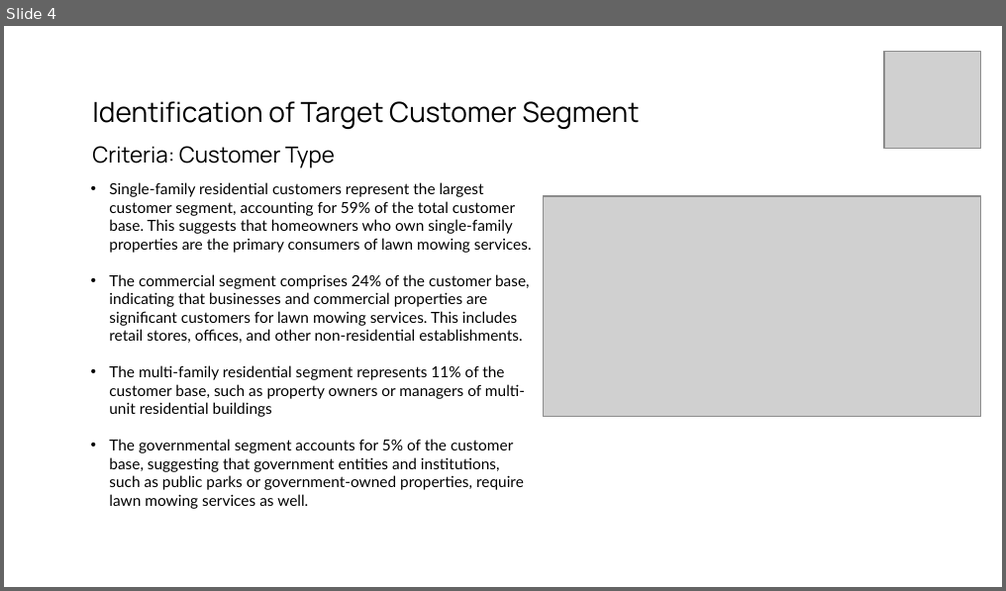
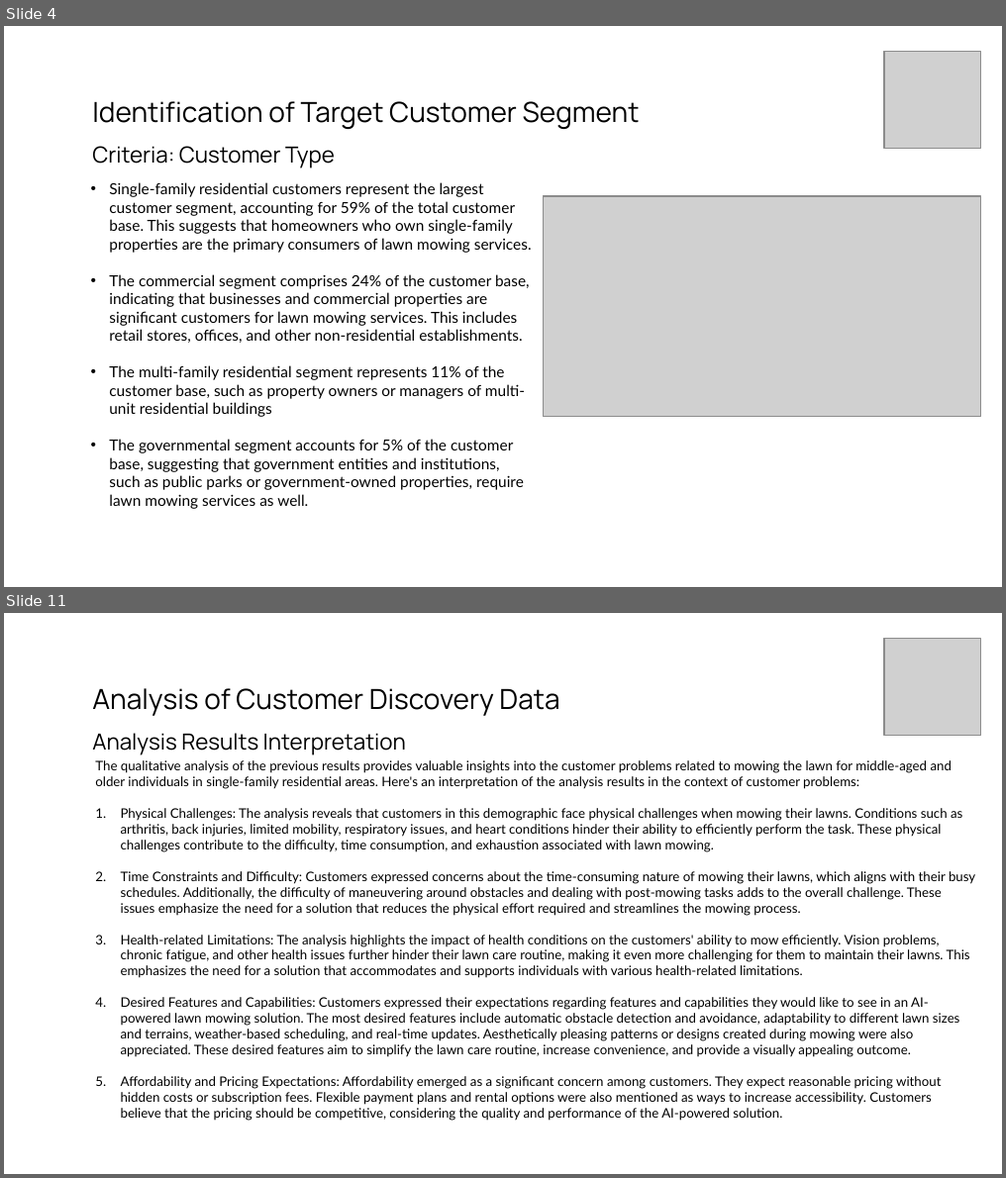
Before and after one commit to gasserahmed/VT-MIT, a slide deck: MGT5824-Tech-based Entrepreneurship/Assignments/Milestone #1 - AI Venture Concept Customer Discovery/gasser18-milestone1_customer_discovery_slides.pptx. Shown one above the other, each under a label of ours: slide 4 before the commit, slides 4 and 11 after it; the slides between them are not shown. The pictures are 1006x591 and 1006x1178 pixels, drawn with LibreOffice and Linux fonts; fonts in the diff are those of the drawing; grey boxes stand for pictures. Boxes give left, top, right and bottom in pixels: in the first picture for what was removed or moved away, otherwise in the second. Text is boxed around its words. In the diff, an @@ line names an element or a change of style, - is before the commit and + after.

```diff
--- a/MGT5824-Tech-based Entrepreneurship/Assignments/Milestone #1 - AI Venture Concept Customer Discovery/gasser18-milestone1_customer_discovery_slides.pptx
+++ b/MGT5824-Tech-based Entrepreneurship/Assignments/Milestone #1 - AI Venture Concept Customer Discovery/gasser18-milestone1_customer_discovery_slides.pptx
@@ slide 11 added at (x1=4, y1=613, x2=1002, y2=1174), background #FFFFFF @@
@@ picture added at (x1=884, y1=639, x2=981, y2=736) @@
@@ title added at (x1=92, y1=688, x2=559, y2=756), 20 pt, text #000000 @@
+Analysis of Customer Discovery Data
+Analysis Results Interpretation
@@ text added at (x1=95, y1=761, x2=975, y2=1121), 9.5 pt, text #000000 @@
+The qualitative analysis of the previous results provides valuable insights into the customer problems related to mowing the lawn for middle-aged and older individuals in single-family residential areas. Here's an interpretation of the analysis results in the context of customer problems:
+1. Physical Challenges: The analysis reveals that customers in this demographic face physical challenges when mowing their lawns. Conditions such as arthritis, back injuries, limited mobility, respiratory issues, and heart conditions hinder their ability to efficiently perform the task. These physical challenges contribute to the difficulty, time consumption, and exhaustion associated with lawn mowing.
+2. Time Constraints and Difficulty: Customers expressed concerns about the time-consuming nature of mowing their lawns, which aligns with their busy schedules. Additionally, the difficulty of maneuvering around obstacles and dealing with post-mowing tasks adds to the overall challenge. These issues emphasize the need for a solution that reduces the physical effort required and streamlines the mowing process.
+3. Health-related Limitations: The analysis highlights the impact of health conditions on the customers' ability to mow efficiently. Vision problems, chronic fatigue, and other health issues further hinder their lawn care routine, making it even more challenging for them to maintain their lawns. This emphasizes the need for a solution that accommodates and supports individuals with various health-related limitations.
+4. Desired Features and Capabilities: Customers expressed their expectations regarding features and capabilities they would like to see in an AI-powered lawn mowing solution. The most desired features include automatic obstacle detection and avoidance, adaptability to different lawn sizes and terrains, weather-based scheduling, and real-time updates. Aesthetically pleasing patterns or designs created during mowing were also appreciated. These desired features aim to simplify the lawn care routine, increase convenience, and provide a visually appealing outcome.
+5. Affordability and Pricing Expectations: Affordability emerged as a significant concern among customers. They expect reasonable pricing without hidden costs or subscription fees. Flexible payment plans and rental options were also mentioned as ways to increase accessibility. Customers believe that the pricing should be competitive, considering the quality and performance of the AI-powered solution.
```
Also in this commit, not shown: 3 slides changed, 3 other slides added, 9 slides removed, 5 other files.
